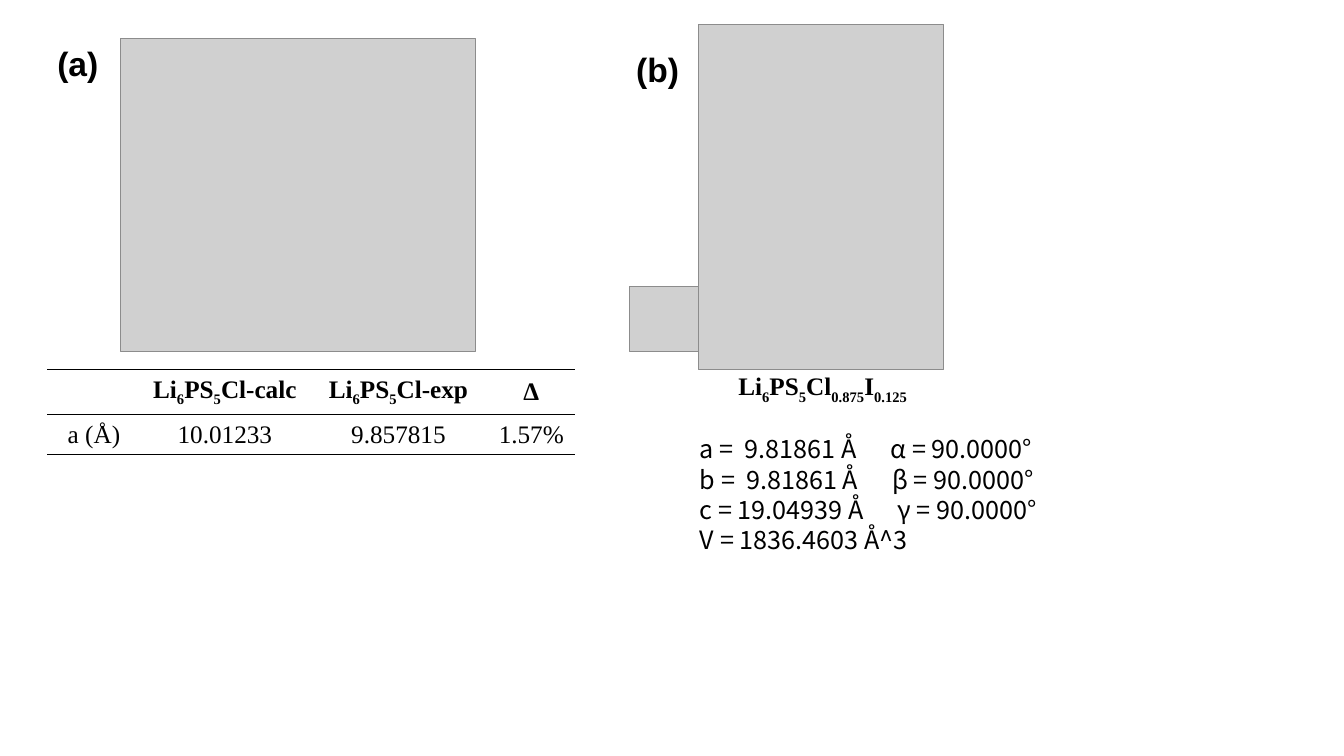
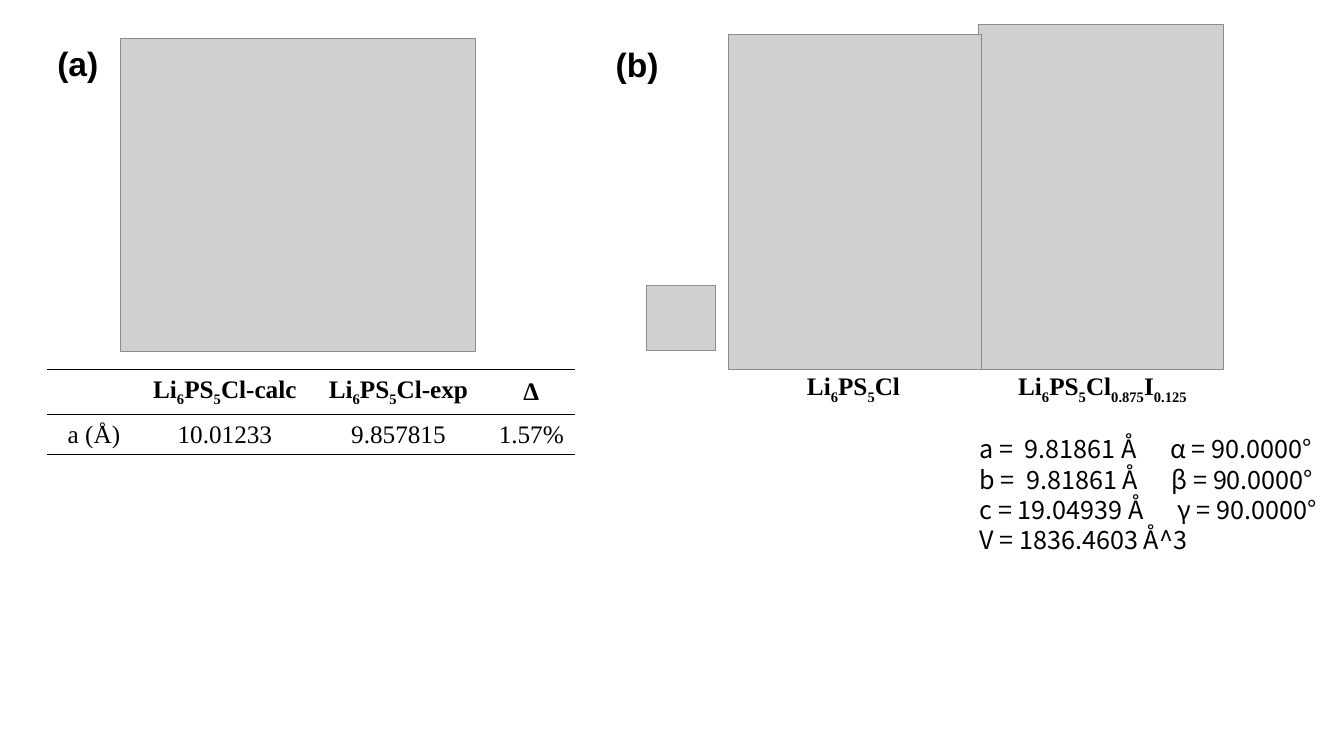
Before and after one commit to zjyyy88/Python-Project, a slide deck: slide 1 of tbb-LPSCI/Li6PS5ClxI1-x.pptx. Drawn at 1344x756 pixels with LibreOffice and Linux fonts; fonts in the diff are those of the drawing; grey boxes stand for pictures. Boxes give left, top, right and bottom in pixels: in the first picture for what was removed or moved away, otherwise in the second. Text is boxed around its words. In the diff, an @@ line names an element or a change of style, - is before the commit and + after.

```diff
--- a/tbb-LPSCI/Li6PS5ClxI1-x.pptx
+++ b/tbb-LPSCI/Li6PS5ClxI1-x.pptx
@@ text "(b)": place and size @@
-text "(b)" at [636, 57, 679, 89]
+text "(b)" at [616, 52, 659, 84]
@@ picture added at [729, 34, 982, 370] @@
@@ picture: place and size @@
-picture at [629, 286, 699, 352]
+picture at [646, 286, 716, 352]
@@ text added at [798, 366, 924, 406], 18 pt, text #000000, bold @@
+Li6PS5Cl
@@ 2 texts, 1 picture: place and size @@
-2 texts, 1 picture at [699, 24, 1036, 550]
+2 texts, 1 picture at [978, 24, 1316, 550]
```
Also in this commit, not shown: 1 slide added, 15 other files.
